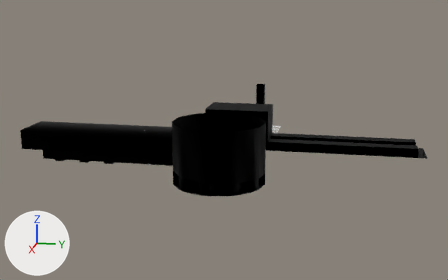
The Blender file blends/base corridors.blend: old version first, new version second.
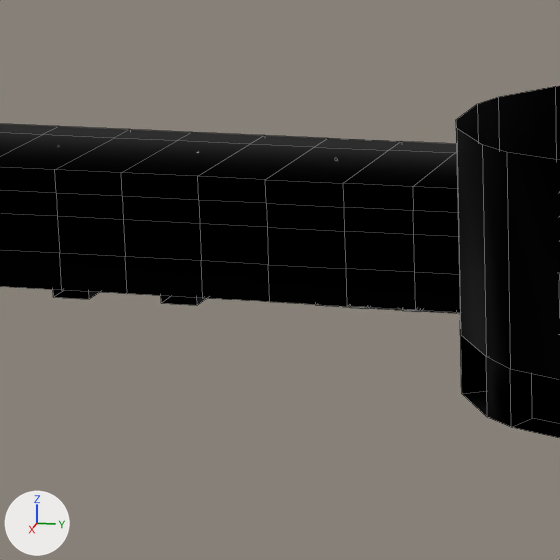
Each version appears first whole from a camera (50 mm lens) standing at (844.0, 123.0, 176.0) and looking at (152.0, -15.0, 3.0), and next in a close-up on the part from 15% to 44% of the width and 34% to 79% of the height. Arrows for +X, +Y and +Z are at lower left; the lights stay in place. The close-ups show mesh edges as thin lines.

The older version as bpy lines, for what is in view:
```python
me_base_corridors = bpy.data.meshes.new('Base corridors')
me_base_corridors.from_pydata(...)  # 464 vertices, 439 faces, 1 loose edge; spans x 83.0..320.0, y -29.0..52.0, z -50.0..229.0
me_base_corridors.materials.append(mat_tube)  # black #000000
me_куб_058 = bpy.data.meshes.new('Куб.058')
me_куб_058.from_pydata(...)  # a box spanning x -0.25..0.25, y -2.5..2.5, z -2.37..2.37
me_куб_058.materials.append(mat_metal)  # white #ffffff
me_площина = bpy.data.meshes.new('Площина')
me_площина.from_pydata(...)  # 150 vertices, 149 faces; spans x 9.5..77.5, y -6.5..90.5, z 8.0..17.5
me_площина.materials.append(mat_tube)  # black #000000
ob_base_corridors_1 = bpy.data.objects.new('Base corridors 1', me_base_corridors)
ob_base_corridors_1.location = (0.0, 0.0, 0.0)
ob_base_corridors_1.rotation_euler = (1.571, 0.0, 0.0)  # degrees (90, 0, 0)
ob_door_008 = bpy.data.objects.new('Door.008', me_куб_058)
ob_door_008.location = (161.3, -103.5, -26.7)
ob_площина = bpy.data.objects.new('Площина', me_площина)
ob_площина.location = (83.5, -151.5, -37.1)
```
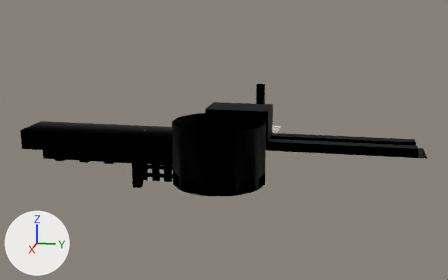
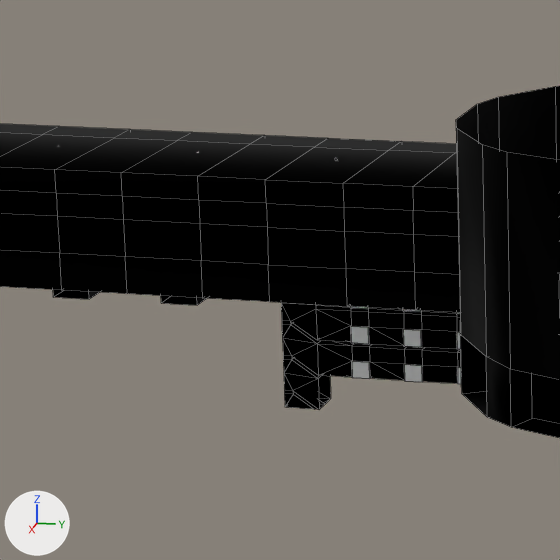
The change in detail:
me_площина is used by ob_площина; location (83.5, -151.5, -37.1).
me_площина had 150 vertices, 149 faces and spanned x 9.5..77.5, y -6.5..90.5, z 8.0..17.5.
me_площина now has 307 vertices, 365 faces, 1 loose edge and spans x 9.5..77.5, y -6.5..90.5, z -22.0..17.5.
Part 1, on me_площина:
2 faces are deleted.
38 vertices are added at x 67.5..77.5, y 25.5..60.5, z -22.0..8.0.
16 new vertices lie (0.0, 0.0, -1.0) away from vertices in x 67.5..77.5, y 35.5..90.5, z 8.0.
14 new vertices lie (0.0, 0.0, -4.2) away from vertices in x 67.5..77.5, y 45.5..90.5, z 7.0.
14 new vertices lie (0.0, 0.0, -4.8) away from vertices in x 67.5..77.5, y 45.5..90.5, z 2.8.
6 new vertices lie (0.0, -10.0, 0.0) away from vertices in x 67.5..77.5, y 35.5..45.5, z -2.0..17.5.
6 new vertices lie (0.0, -7.5, -5.0) away from vertices in x 67.5..72.5, y 35.5, z -2.0..8.0.
6 new vertices lie (0.0, -2.5, 0.0) away from vertices in x 67.5..72.5, y 28.0, z -7.0..3.0.
7 new vertices lie (0.0, 0.0, -1.0) away from vertices in x 67.5..77.5, y 25.5..35.5, z -7.0..-2.0.
8 new vertices lie (5.0, 0.0, 0.0) away from vertices in x 72.5, y 25.5..28.0, z -8.0..3.0.
6 new vertices lie (0.0, 0.0, -4.0) away from vertices in x 67.5..77.5, y 25.5, z -8.0..2.0.
6 new vertices lie (0.0, 2.5, 0.0) away from vertices in x 67.5..77.5, y 25.5, z -18.0..-17.0.
6 new vertices lie (0.0, 0.0, -4.2) away from vertices in x 67.5..77.5, y 45.5..60.5, z -3.0.
6 new vertices lie (0.0, 5.0, 0.0) away from vertices in x 67.5..77.5, y 60.5, z -12.0..-3.0.
6 new vertices lie (0.0, 10.0, 0.0) away from vertices in x 67.5..77.5, y 65.5, z -12.0..-3.0.
6 new vertices lie (0.0, 5.0, 0.0) away from vertices in x 67.5..77.5, y 75.5, z -12.0..-3.0.
6 new vertices lie (0.0, 10.0, 0.0) away from vertices in x 67.5..77.5, y 80.5, z -12.0..-3.0.
1 loose edge is added.
218 new faces join them.
Object 'Door.022' (ob_door_022) is new; it shows a copy of the mesh of ob_door_008.
Its location is (161.3, -103.5, -46.7).
Object 'Door.021' (ob_door_021) is new; it shows a copy of the mesh of ob_door_008.
Its location is (161.3, -88.5, -46.7).
Object 'Door.020' (ob_door_020) is new; it shows a copy of the mesh of ob_door_008.
Its location is (161.3, -73.5, -36.7).
Object 'Door.016' (ob_door_016) is new; it shows a copy of the mesh of ob_door_008.
Its location is (161.3, -103.5, -36.7).
Object 'Door.015' (ob_door_015) is new; it shows a copy of the mesh of ob_door_008.
Its location is (161.3, -88.5, -36.7).

Changed parts and their boxes (x1, y1, x2, y2) in the close-ups (560 x 560 px):
'Площина', reshaped: before (317, 305, 456, 313); after (281, 303, 461, 410)
'Door.015', added: after (403, 329, 422, 347)
'Door.021', added: after (404, 364, 423, 382)
'Door.016', added: after (351, 326, 369, 344)
'Door.022', added: after (352, 361, 370, 379)
part 1 of me_площина, built on (black): after (281, 303, 461, 410)
